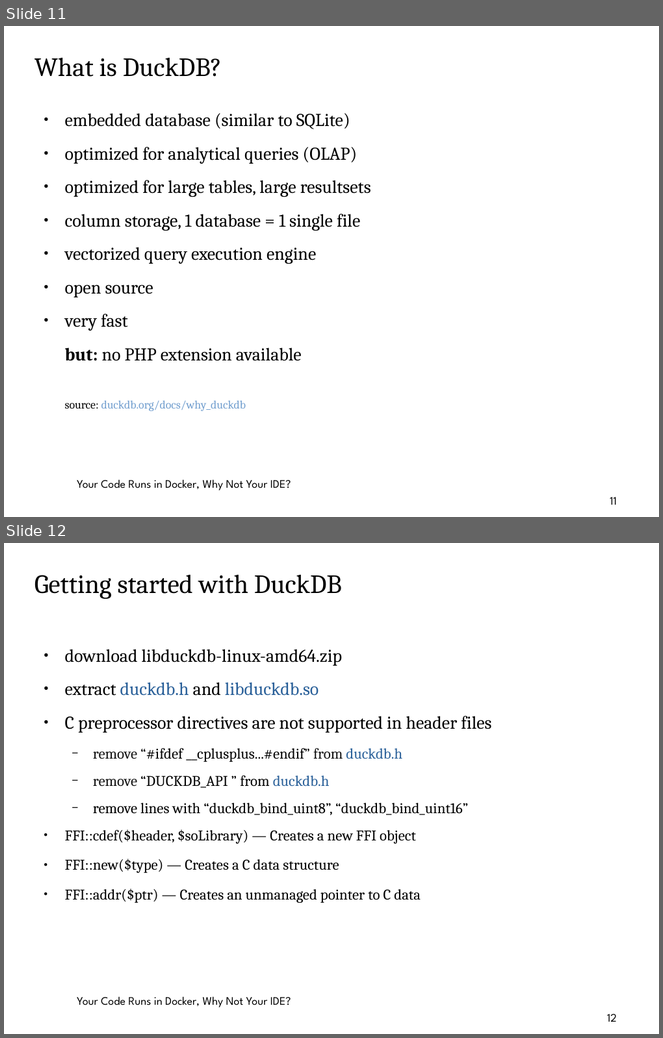
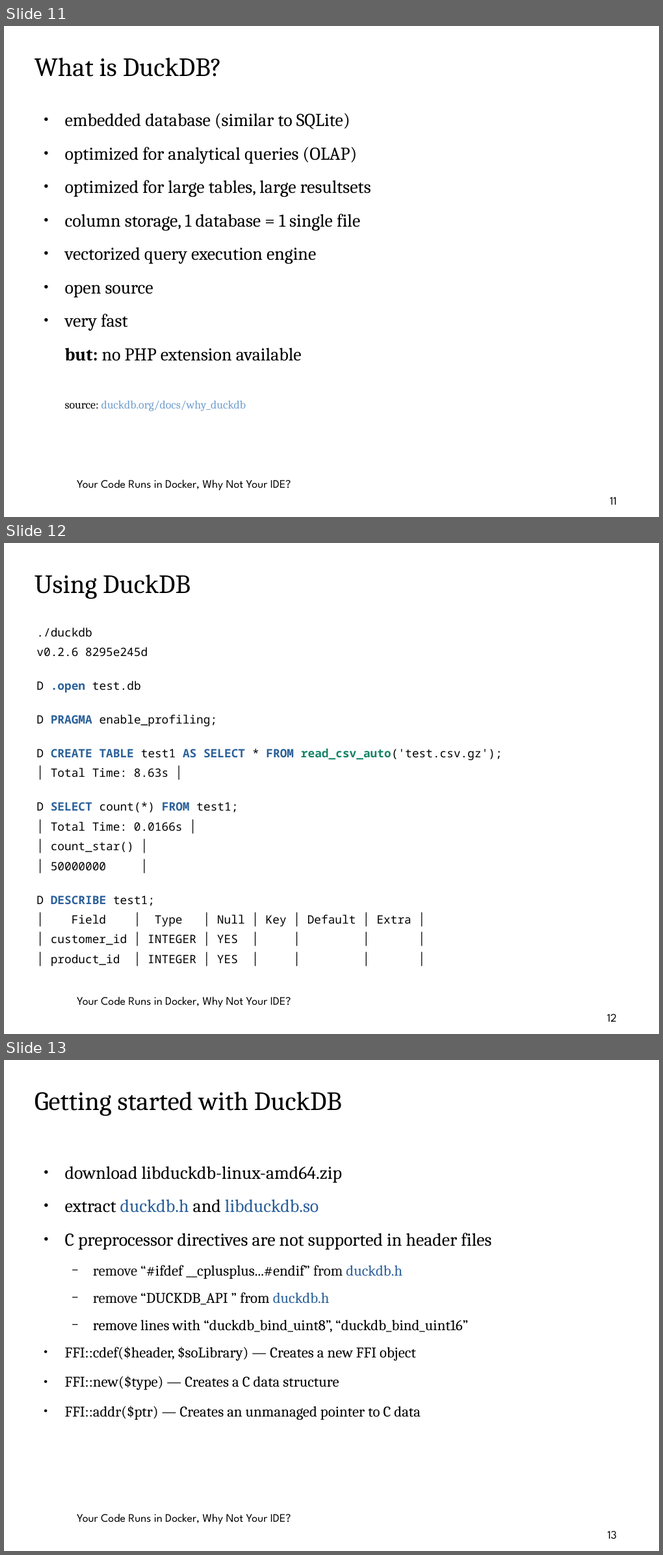
Before and after one commit to thomasbley/php-go-integration, a slide deck: getting_started_with_php_ffi.odp. Shown one above the other, each under a label of ours: slides 11 and 12 before the commit, slides 11, 12 and 13 after it. The pictures are 663x1038 and 663x1555 pixels, drawn with LibreOffice and Linux fonts; fonts in the diff are those of the drawing; background and template pictures are left out. Boxes give left, top, right and bottom in pixels: in the first picture for what was removed or moved away, otherwise in the second. Text is boxed around its words. In the diff, an @@ line names an element or a change of style, - is before the commit and + after.

Commit message:
updated slides

```diff
--- a/getting_started_with_php_ffi.odp
+++ b/getting_started_with_php_ffi.odp
@@ slide 12 added at (4, 543, 659, 1034), background picture (left out); not listed: 1 template element that a slide beside it also shows @@
@@ title added at (35, 574, 191, 599), 32 pt, text #000000 @@
+Using DuckDB
@@ text added at (36, 627, 503, 967), 14 pt, text #000000 @@
+./duckdb
+v0.2.6 8295e245d
+D .open test.db
+D PRAGMA enable_profiling;
+D CREATE TABLE test1 AS SELECT * FROM read_csv_auto('test.csv.gz');
+│ Total Time: 8.63s │
+D SELECT count(*) FROM test1;
+│ Total Time: 0.0166s │
+│ count_star() │
+│ 50000000 │
+D DESCRIBE test1;
+│ Field │ Type │ Null │ Key │ Default │ Extra │
+│ customer_id │ INTEGER │ YES │ │ │ │
+│ product_id │ INTEGER │ YES │ │ │ │
@@ page number added at (607, 1014, 617, 1022), 14 pt, text #000000 @@
+12
@@ what was slide 12 is now slide 13 @@
@@ page number at (608, 1531, 618, 1539): text changed @@
-12
+13
```
Also in this commit, not shown: 1 other file.
